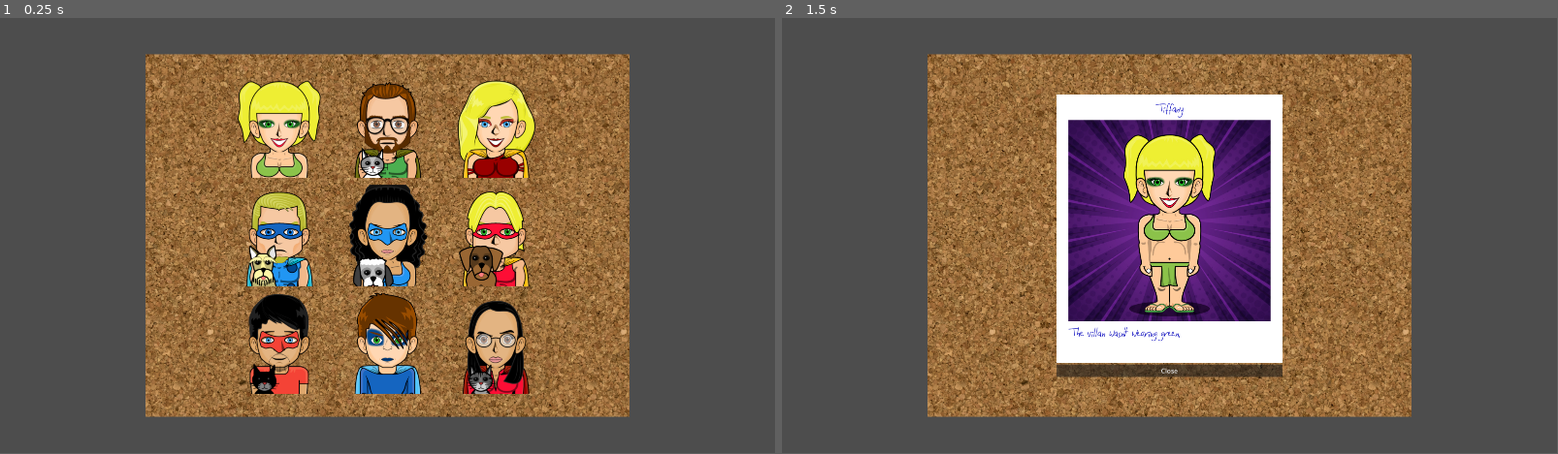
Above: before the commit, frames 1-2 (left to right).
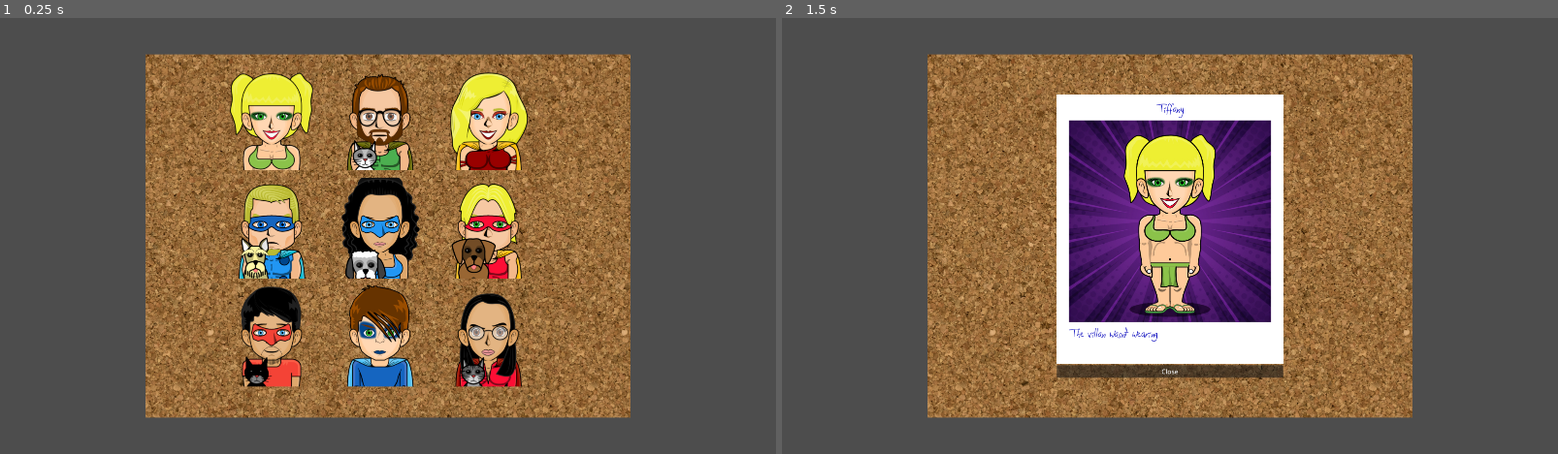
Above: after the commit, the same moments.

Repository: grapejamgames/a_hero_stole_my_wallet
Game: Godot game, scene res://main.tscn
Same seed, same stepped clock (60 frames per second), same inputs: the game is played once before the commit and once after it.
Inputs (mouse positions are in pixels of both pictures, inside the frame that each line leads up to):
- Up to frame 1 (0.25 s): no input
- Up to frame 2 (1.5 s): tap Enter at 0.5 s; move the mouse to (1061, 127) at 0.52 s; click (1061, 127) at 0.67 s; tap Space at 1.25 s; move the mouse to (1014, 257) at 1.27 s; click (1014, 257) at 1.42 s
In our replay, the window is 799x449 before the commit and 800x450 after it. These sizes can differ from the game's own. Grey fills any space a smaller window leaves; there, only what the larger window draws over its background counts as a difference.

The runs differ from the first frame. In frame 1, 21% of the frame differs, in the area x 18-82%, y 8-92%; in frame 2, 7.7%.

Commit message:
main scene restructure

Diff:
--- a/a_hero_stole_my_wallet/UI/Scenes/GamePlay.tscn
+++ b/a_hero_stole_my_wallet/UI/Scenes/GamePlay.tscn
@@ -1,18 +1,18 @@
 [gd_scene load_steps=17 format=3 uid="uid://d2lifsdnf528a"]
 
-[ext_resource type="Script" uid="uid://3qd81cpsdfnu" path="res://Scripts/game_play.gd" id="1_82qy8"]
-[ext_resource type="PackedScene" uid="uid://cauvtfrainhwp" path="res://Scenes/hero_headshot.tscn" id="1_wqapa"]
-[ext_resource type="Resource" uid="uid://c2mulx2tsjpuw" path="res://HeroDescriptions/bear_description.tres" id="2_i2hf2"]
-[ext_resource type="PackedScene" uid="uid://c5pjhgm5hqma6" path="res://Scenes/test_corkboard.tscn" id="2_vbmjt"]
-[ext_resource type="Resource" uid="uid://cl5y6q110wdfb" path="res://HeroDescriptions/tiffany_description.tres" id="3_82qy8"]
-[ext_resource type="Resource" uid="uid://p7s5v6sc41i8" path="res://HeroDescriptions/margot_description.tres" id="3_i2hf2"]
-[ext_resource type="Resource" uid="uid://bs31333sgff6o" path="res://HeroDescriptions/brittney_description.tres" id="4_0wac4"]
-[ext_resource type="Resource" uid="uid://blrdyq7vwxuuy" path="res://HeroDescriptions/chad_description.tres" id="5_0mu5b"]
-[ext_resource type="Resource" uid="uid://b28mh2waa3e2s" path="res://HeroDescriptions/owen_description.tres" id="7_ail8s"]
-[ext_resource type="Resource" uid="uid://ct45urkxa8vkx" path="res://HeroDescriptions/philip_description.tres" id="8_82qy8"]
-[ext_resource type="Resource" uid="uid://lu61g6poi1c6" path="res://HeroDescriptions/simon_description.tres" id="9_vbmjt"]
-[ext_resource type="Resource" uid="uid://do0usik5lxpmn" path="res://HeroDescriptions/sophia_description.tres" id="10_axlnd"]
-[ext_resource type="PackedScene" uid="uid://dyqyg2x0ob4ks" path="res://Scenes/examine_polaroid.tscn" id="11_ail8s"]
+[ext_resource type="Script" uid="uid://3qd81cpsdfnu" path="res://UI/Scripts/game_play.gd" id="1_82qy8"]
+[ext_resource type="PackedScene" uid="uid://cauvtfrainhwp" path="res://UI/Scenes/hero_headshot.tscn" id="1_wqapa"]
+[ext_resource type="Resource" uid="uid://c2mulx2tsjpuw" path="res://UI/HeroDescriptions/bear_description.tres" id="2_i2hf2"]
+[ext_resource type="PackedScene" uid="uid://c5pjhgm5hqma6" path="res://UI/Scenes/test_corkboard.tscn" id="2_vbmjt"]
+[ext_resource type="Resource" uid="uid://cl5y6q110wdfb" path="res://UI/HeroDescriptions/tiffany_description.tres" id="3_82qy8"]
+[ext_resource type="Resource" uid="uid://p7s5v6sc41i8" path="res://UI/HeroDescriptions/margot_description.tres" id="3_i2hf2"]
+[ext_resource type="Resource" uid="uid://bs31333sgff6o" path="res://UI/HeroDescriptions/brittney_description.tres" id="4_0wac4"]
+[ext_resource type="Resource" uid="uid://blrdyq7vwxuuy" path="res://UI/HeroDescriptions/chad_description.tres" id="5_0mu5b"]
+[ext_resource type="Resource" uid="uid://b28mh2waa3e2s" path="res://UI/HeroDescriptions/owen_description.tres" id="7_ail8s"]
+[ext_resource type="Resource" uid="uid://ct45urkxa8vkx" path="res://UI/HeroDescriptions/philip_description.tres" id="8_82qy8"]
+[ext_resource type="Resource" uid="uid://lu61g6poi1c6" path="res://UI/HeroDescriptions/simon_description.tres" id="9_vbmjt"]
+[ext_resource type="Resource" uid="uid://do0usik5lxpmn" path="res://UI/HeroDescriptions/sophia_description.tres" id="10_axlnd"]
+[ext_resource type="PackedScene" uid="uid://dyqyg2x0ob4ks" path="res://UI/Scenes/examine_polaroid.tscn" id="11_ail8s"]
 
 [sub_resource type="StyleBoxEmpty" id="StyleBoxEmpty_82qy8"]
 
@@ -20,7 +20,7 @@
 
 [sub_resource type="StyleBoxEmpty" id="StyleBoxEmpty_ail8s"]
 
-[node name="Control" type="Control"]
+[node name="GamePlay" type="Control"]
 layout_mode = 3
 anchors_preset = 15
 anchor_right = 1.0
--- a/a_hero_stole_my_wallet/UI/Scripts/hero_description.gd
+++ b/a_hero_stole_my_wallet/UI/Scripts/hero_description.gd
@@ -2,28 +2,20 @@
 @export var hero_description: HeroDescription
 
 @onready var texture_rect: TextureRect = $TextureRect
-var costume_color : String
 var statement : String
-
-var costume_color_names :={
-	HeroDescription.costume_colors.blue: "blue",
-	HeroDescription.costume_colors.green: "green",
-	HeroDescription.costume_colors.red: "red"
-}
 
 signal hide_grid
 signal examine_polaroid(name: String, picture: Texture, statement: String)
 
+
 # Called when the node enters the scene tree for the first time.
 func _ready() -> void:
+	print($Backend)
+	#var heroes = $Backend.selected_heroes
+	#print(heroes.selected_heroes)
+	#print(heroes.size())
 	texture_rect.texture = hero_description.headshot
-	get_costume_color()
-	statement = "The villan wasn't wearing " + costume_color + "."
-
-
-# Called every frame. 'delta' is the elapsed time since the previous frame.
-func _process(_delta: float) -> void:
-	pass
+	statement = "The villan wasn't wearing "
 
 
 func _on_gui_input(event: InputEvent) -> void:
@@ -34,11 +26,3 @@
 			print("A click happened!")
 			examine_polaroid.emit(hero_description.name, hero_description.picture, statement)
 			emit_signal("hide_grid")
-
-func get_costume_color():
-	if hero_description.costume_color == hero_description.costume_colors.red:
-		costume_color = "red"
-	elif hero_description.costume_color == hero_description.costume_colors.blue:
-		costume_color = "blue"
-	else:
-		costume_color = "green"
--- a/a_hero_stole_my_wallet/game_round/scene_game_round.tscn
+++ b/a_hero_stole_my_wallet/game_round/scene_game_round.tscn
@@ -6,7 +6,7 @@
 
 [node name="GameRound" type="Node"]
 script = ExtResource("1_2ihug")
-_number_of_heroes = 3
+_number_of_heroes = 9
 
 [node name="Attributes" type="Node" parent="."]
 
--- a/a_hero_stole_my_wallet/game_round/script_game_round.gd
+++ b/a_hero_stole_my_wallet/game_round/script_game_round.gd
@@ -16,7 +16,7 @@
 
 # Called when the node enters the scene tree for the first time.
 func _ready() -> void:
-	get_random_heroes(_number_of_heroes)
+	selected_heroes = get_random_heroes(_number_of_heroes)
 	if selected_heroes.is_empty():
 		print("No heroes selected")
 		return
--- a/a_hero_stole_my_wallet/main.tscn
+++ b/a_hero_stole_my_wallet/main.tscn
@@ -1,10 +1,16 @@
-[gd_scene load_steps=3 format=3 uid="uid://btoc5cwe24jv1"]
+[gd_scene load_steps=4 format=3 uid="uid://btoc5cwe24jv1"]
 
 [ext_resource type="PackedScene" uid="uid://d2lifsdnf528a" path="res://UI/Scenes/GamePlay.tscn" id="1_0xm2m"]
+[ext_resource type="Script" uid="uid://f5fb3iaioq4k" path="res://script_main.gd" id="1_h2yge"]
 [ext_resource type="PackedScene" uid="uid://bm45ri5483juc" path="res://game_round/scene_game_round.tscn" id="2_h2yge"]
 
 [node name="Main" type="Node"]
+script = ExtResource("1_h2yge")
 
-[node name="UI" parent="." instance=ExtResource("1_0xm2m")]
+[node name="UI" type="Node" parent="."]
 
-[node name="Backend" parent="." instance=ExtResource("2_h2yge")]
+[node name="GamePlay" parent="UI" instance=ExtResource("1_0xm2m")]
+offset_right = -40.0
+offset_bottom = -40.0
+
+[node name="GameRound" parent="." instance=ExtResource("2_h2yge")]
--- a/a_hero_stole_my_wallet/project.godot
+++ b/a_hero_stole_my_wallet/project.godot
@@ -25,6 +25,7 @@
 
 window/size/viewport_width=1920
 window/size/viewport_height=1080
+window/stretch/mode="viewport"
 
 [dotnet]
 
--- /dev/null
+++ b/a_hero_stole_my_wallet/script_main.gd
@@ -0,0 +1,11 @@
+extends Node
+
+
+# Called when the node enters the scene tree for the first time.
+func _ready() -> void:
+	pass # Replace with function body.
+
+
+# Called every frame. 'delta' is the elapsed time since the previous frame.
+func _process(delta: float) -> void:
+	pass
Not shown, added: a_hero_stole_my_wallet/script_main.gd.uid
